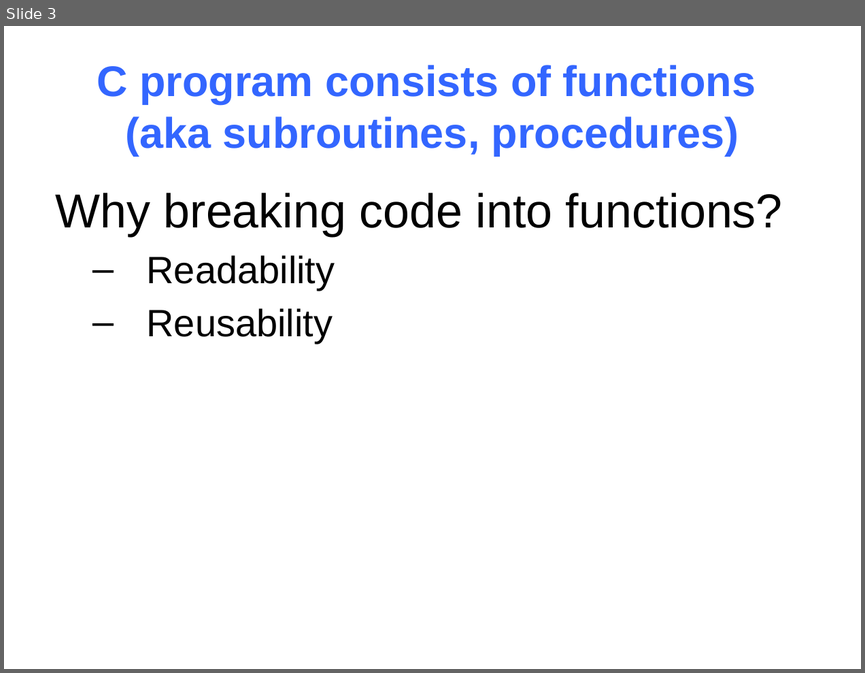
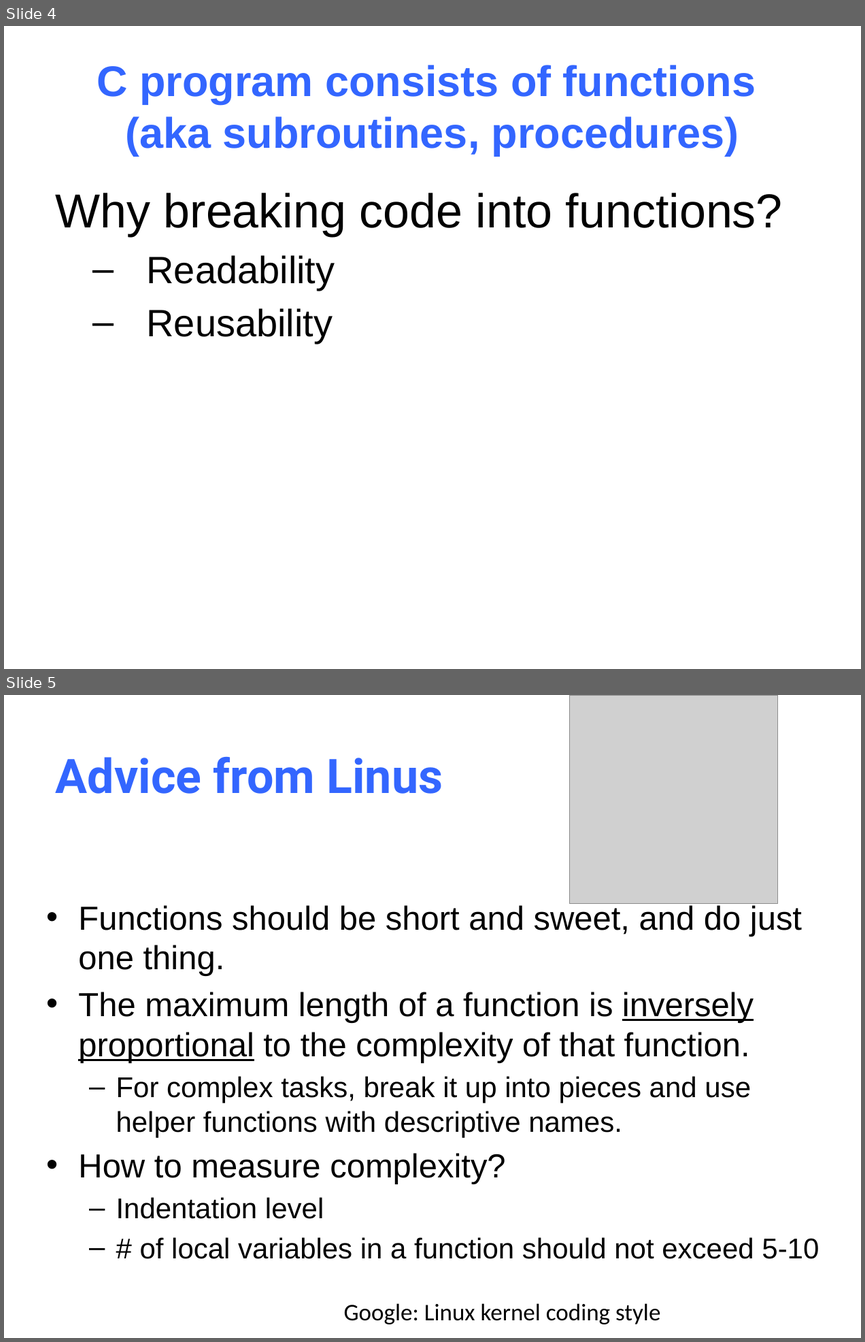
Before and after one commit to NYU-CSO/nyu-cso.github.io, a slide deck: notes/05-pointer_array.pptx. Shown one above the other, each under a label of ours: slide 3 before the commit, slides 4 and 5 after it. The pictures are 865x673 and 865x1342 pixels, drawn with LibreOffice and Linux fonts; fonts in the diff are those of the drawing; grey boxes stand for pictures. Boxes give left, top, right and bottom in pixels: in the first picture for what was removed or moved away, otherwise in the second. Text is boxed around its words. In the diff, an @@ line names an element or a change of style, - is before the commit and + after.

```diff
--- a/notes/05-pointer_array.pptx
+++ b/notes/05-pointer_array.pptx
@@ slide 5 added at [4, 695, 861, 1338], background #FFFFFF @@
@@ picture added at [570, 695, 778, 903] @@
@@ title added at [56, 757, 443, 794], 40 pt, text #3366FF, bold @@
+Advice from Linus
@@ text added at [78, 903, 819, 1259], 28 pt, text #000000 @@
+• Functions should be short and sweet, and do just one thing.
+• The maximum length of a function is inversely proportional to the complexity of that function.
+  – For complex tasks, break it up into pieces and use helper functions with descriptive names.
+• How to measure complexity?
+  – Indentation level
+  – # of local variables in a function should not exceed 5-10
@@ text added at [344, 1303, 660, 1324], 20 pt, text #000000 @@
+Google: Linux kernel coding style
@@ what was slide 3 is now slide 4 @@
```
Also in this commit, not shown: 2 slides changed, 4 slides removed, 1 other file.
